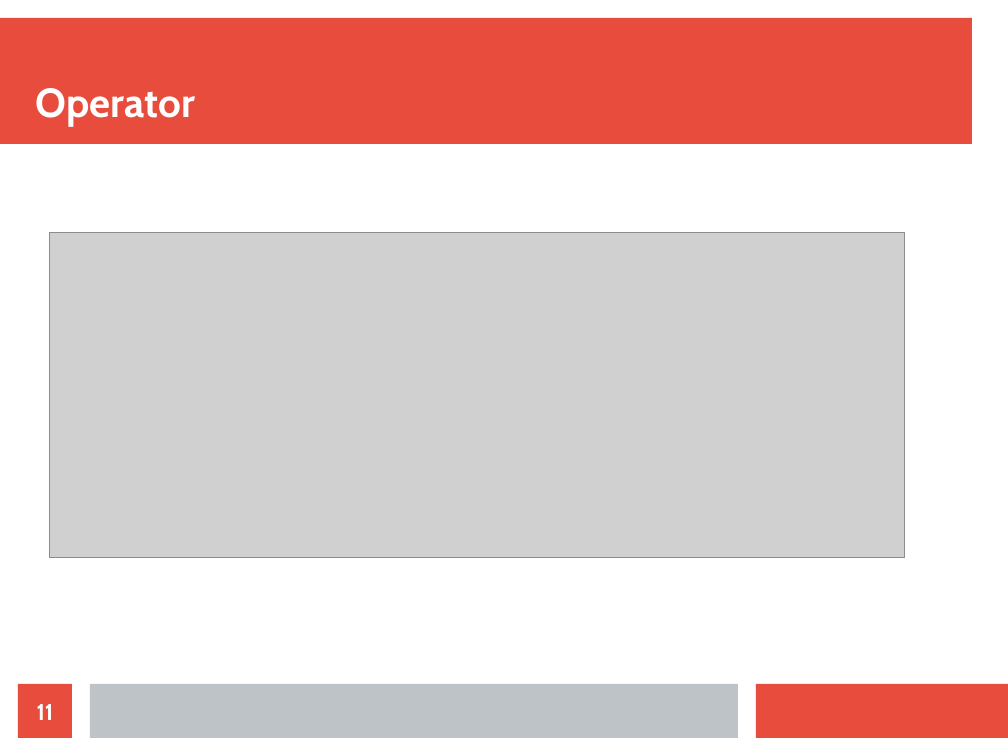
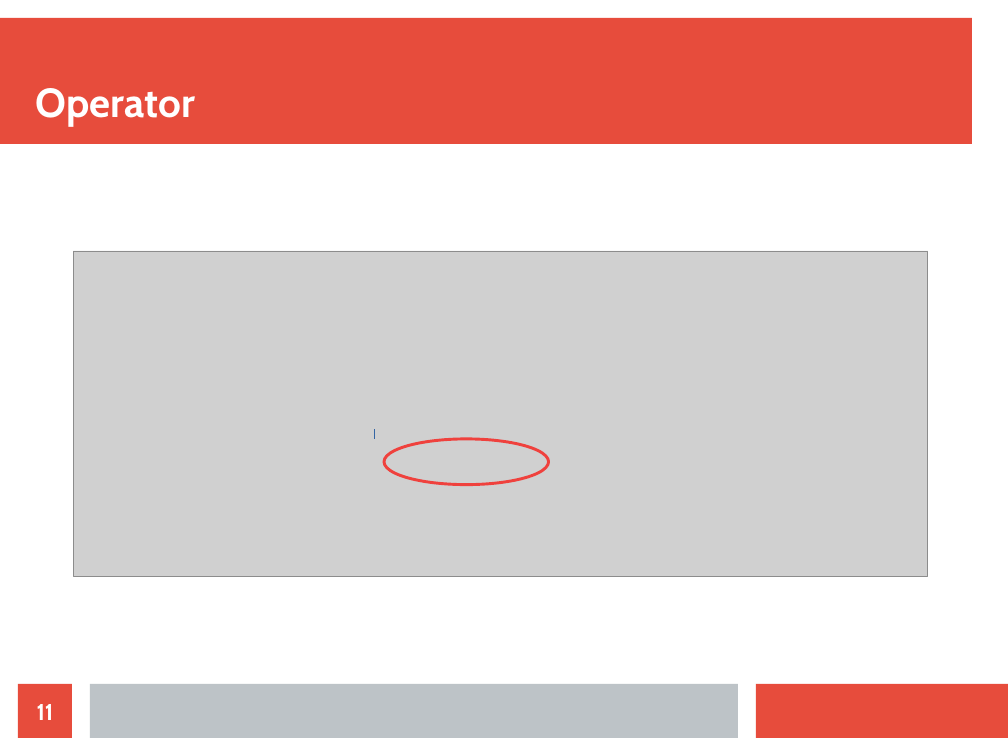
Before and after one commit to pliba/garoa2018, a slide deck: slide 11 of recap-slides.odp. Drawn at 1008x756 pixels with LibreOffice and Linux fonts; fonts in the diff are those of the drawing; grey boxes stand for pictures. Boxes give left, top, right and bottom in pixels: in the first picture for what was removed or moved away, otherwise in the second. Text is boxed around its words. In the diff, an @@ line names an element or a change of style, - is before the commit and + after.

```diff
--- a/recap-slides.odp
+++ b/recap-slides.odp
@@ picture: place and size @@
-picture at <box>50,232,906,558</box>
+picture at <box>73,251,928,576</box>
@@ ellipse added at <box>375,430,375,439</box>, fill #729FCF, outline #3465A4 0 pt @@
@@ ellipse added at <box>384,439,549,485</box>, outline #EF413D 2.3 pt @@
```
Also in this commit, not shown: 2 other slides changed, 4 other files.
